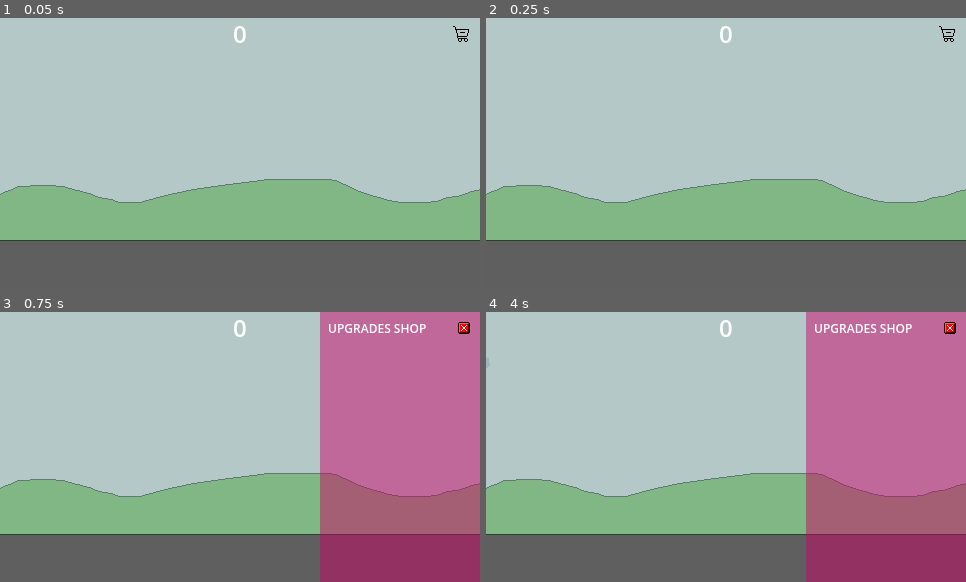
Above: before the commit, frames 1-4 (two rows, left to right).
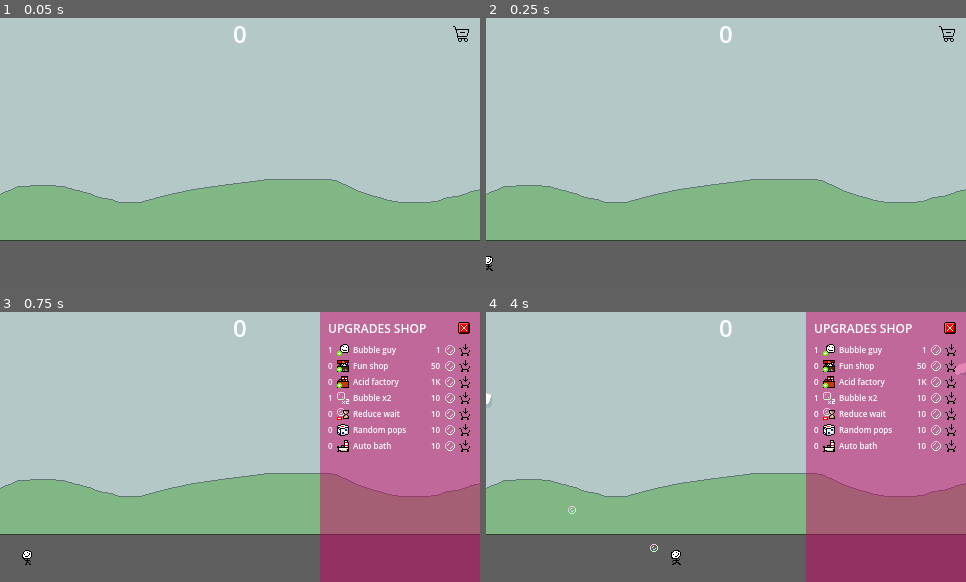
Above: after the commit, the same moments.

Repository: DISN-kolo/bubble-clicker-ggj25
Game: Godot game, scene res://main scene/MainScene.tscn
Two runs of this game, one before a commit and one after it. Both use one fixed random seed, a clock stepped at 60 frames per second and the inputs below.
Inputs (mouse positions are in pixels of both pictures, inside the frame that each line leads up to):
- Up to frame 1 (0.05 s): no input
- Up to frame 2 (0.25 s): no input
- Up to frame 3 (0.75 s): click (460, 328) at 0.5 s
- Up to frame 4 (4 s): click (951, 349) at 1.27 s; tap Enter (ui_accept) at 2, 2.27, 3.02 s; move the mouse to (831, 433) at 2.02 s; hold Right (ui_right) 2.03-3.53 s; click (831, 433) at 2.1 s; move the mouse to (630, 460) at 2.77 s; click (630, 460) at 2.85 s; move the mouse to (774, 387) at 3.52 s; hold Left (ui_left) from 3.53 s (still down); click (774, 387) at 3.6 s

Frame 1 is identical in both runs. In frame 2, less than 0.1% of the frame differs, in the area x 0-2%, y 88-94%; in frame 3, 2.0%; in frame 4, 2.2%, in the area x 0-100%, y 11-94%.
Error before the commit: Parse Error: Expected closing "}" after dictionary elements. (res://bubbles_value/bubbles_global.gd:18)

Commit message:
fix prices

Diff:
--- a/bubbles_value/bubbles_global.gd
+++ b/bubbles_value/bubbles_global.gd
@@ -11,11 +11,7 @@
 		"quantity": 1,
 		"img": "UpTio.png",
 		"price" : "",
-		"prices": ["1", "2", "4", "8", "16", "32", "64", "128", "256", "512", "1024", \
-		"2048", "4096", \
-"8192", \
-"24576", \
-"40960"]
+		"prices": ["1", "2", "4", "8", "16", "32", "64", "128", "256", "512", "1024", "2048", "4096", "8192", "24576", "40960"],
 		"noLimit": true
 	},
 	{
